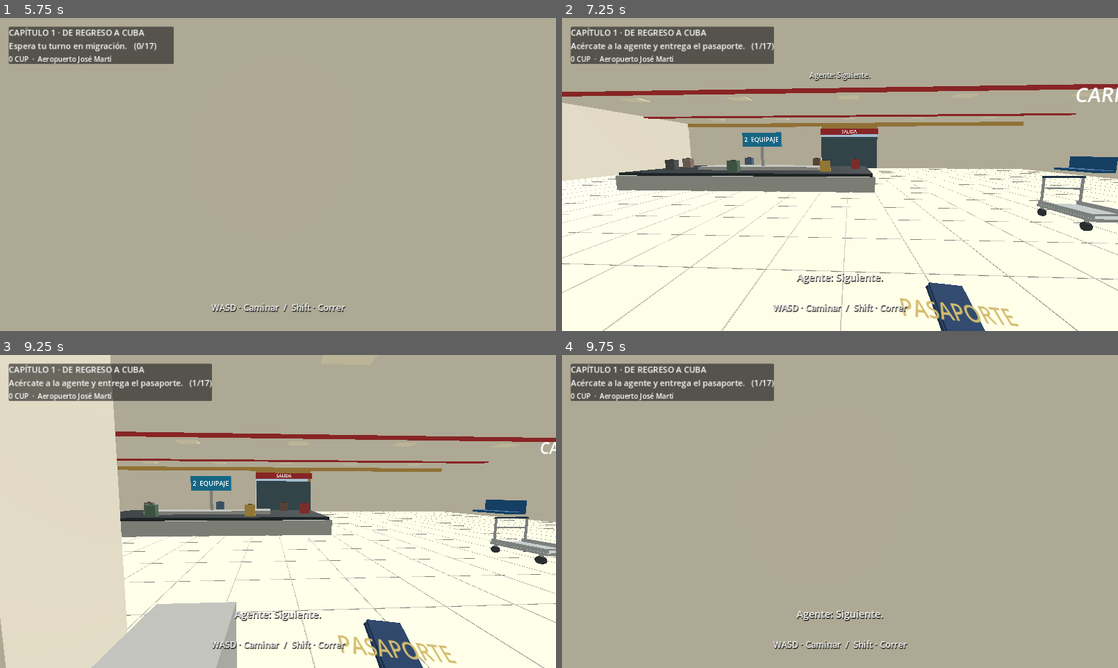
Above: before the commit, frames 1-4 (two rows, left to right).
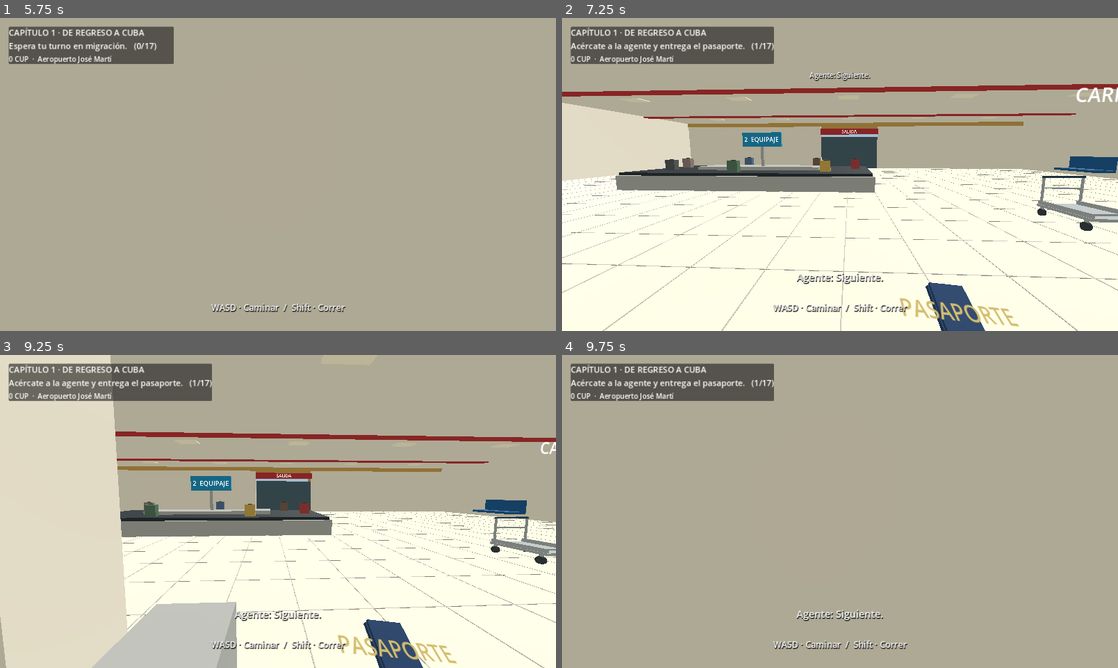
Above: after the commit, the same moments.

Repository: valdy247/mycity
Game: Godot game, scene res://airport.tscn
The game is run twice, just before and just after one commit, with the same random seed, the same clock (stepped at 60 frames per second) and the same inputs.
Inputs (mouse positions are in pixels of both pictures, inside the frame that each line leads up to):
- Up to frame 1 (5.75 s): tap Enter at 0.5, 5 s; move the mouse to (272, 180) at 0.52 s; hold W 0.53-2.78 s; tap E at 0.6 s; click (272, 180) at 0.67 s; tap Space at 0.77, 1.52, 3.02, 3.77, 4.25, 4.52 s; move the mouse to (316, 177) at 1.27 s; tap Shift at 1.35 s; click (316, 177) at 1.42 s; move the mouse to (233, 171) at 2.02 s; tap B at 2.1 s; click (233, 171) at 2.17 s; move the mouse to (283, 174) at 2.77 s; hold A 2.78-3.53 s; tap Q at 2.85 s; click (283, 174) at 2.92 s; move the mouse to (255, 168) at 3.52 s; hold W from 3.53 s (still down); tap X at 3.6 s; click (255, 168) at 3.67 s; move the mouse to (305, 174) at 4.27 s; tap 1 at 4.35 s; click (305, 174) at 4.42 s; move the mouse to (250, 174) at 5.02 s; tap 2 at 5.1 s; click (250, 174) at 5.17 s
- Up to frame 2 (7.25 s): tap Space at 5.75, 6.02, 6.77 s; move the mouse to (851, 168) at 5.77 s; release W at 5.78 s; hold D 5.78-6.53 s; tap 3 at 5.85 s; click (851, 168) at 5.92 s; move the mouse to (834, 180) at 6.52 s; hold W from 6.53 s (still down); tap 4 at 6.6 s; click (834, 180) at 6.67 s
- Up to frame 3 (9.25 s): move the mouse to (316, 514) at 7.27 s; tap 5 at 7.35 s; click (316, 514) at 7.42 s; tap Space at 7.52, 9.02 s; move the mouse to (233, 508) at 8.02 s; tap 6 at 8.1 s; click (233, 508) at 8.17 s; move the mouse to (283, 511) at 8.77 s; release W at 8.78 s; hold A from 8.78 s (still down); tap M at 8.85 s; click (283, 511) at 8.92 s
- Up to frame 4 (9.75 s): move the mouse to (817, 505) at 9.52 s; release A at 9.53 s; hold W from 9.53 s (still down); tap H at 9.6 s; click (817, 505) at 9.67 s

Frame 1 is identical in both runs. In frame 2, 0.6% of the frame differs, in the area x 0-100%, y 21-100%; in frame 3, less than 0.1%; in frame 4, nothing differs.

Commit message:
Airport: hollow vintage taxi cabin with red dashboard, bench seats and rear passenger camera

Diff:
--- a/game/airport.gd
+++ b/game/airport.gd
@@ -54,6 +54,7 @@
 var driver_route_index := 0
 var driver_return_index := 0
 var driver_ready := false
+var cabin_look := Vector2.ZERO
 var waiting_people: Array[Person] = []
 var ambient_clock := 0.0
 var dialogue: Label
@@ -291,17 +292,37 @@
 	var chrome := Color("#b9beb8")
 	_box(root,Vector3(0,.39,0),Vector3(1.72,.28,4.5),dark,interactive)
 	_box(root,Vector3(0,.74,1.25),Vector3(1.76,.52,1.90),paint,interactive)
-	_box(root,Vector3(0,.78,-.03),Vector3(1.54,.45,1.84),paint,interactive)
-	_box(root,Vector3(0,1.51,-.10),Vector3(1.57,.12,1.86),paint)
-	_box(root,Vector3(0,1.20,.84),Vector3(1.45,.48,.055),glass)
-	_box(root,Vector3(0,1.20,-1.03),Vector3(1.45,.48,.055),glass)
+	if interactive:
+		# Hollow passenger cabin: floor and sills instead of a solid body block.
+		_box(root,Vector3(0,.55,-.03),Vector3(1.54,.12,1.84),paint)
+		_box(root,Vector3(0,1.66,-.10),Vector3(1.59,.10,1.96),paint)
+		_box(root,Vector3(0,.78,-1.04),Vector3(1.54,.42,.11),paint)
+		for z in [-1.04,.89]:
+			_cabin_glass(root,Vector3(0,1.35,float(z)),Vector3(1.45,.53,.028))
+			_box(root,Vector3(0,1.08,float(z)),Vector3(1.54,.055,.055),chrome)
+			_box(root,Vector3(0,1.62,float(z)),Vector3(1.56,.07,.065),paint)
+	else:
+		_box(root,Vector3(0,.78,-.03),Vector3(1.54,.45,1.84),paint)
+		_box(root,Vector3(0,1.51,-.10),Vector3(1.57,.12,1.86),paint)
+		_box(root,Vector3(0,1.20,.84),Vector3(1.45,.48,.055),glass)
+		_box(root,Vector3(0,1.20,-1.03),Vector3(1.45,.48,.055),glass)
 	_box(root,Vector3(0,.55,-1.66),Vector3(1.72,.14,1.26),dark)
 	_box(root,Vector3(0,.75,-2.26),Vector3(1.74,.40,.10),paint,interactive)
 	for side in [-1.0,1.0]:
 		var x := float(side)
 		_box(root,Vector3(x*.83,.77,-1.65),Vector3(.12,.44,1.16),paint,interactive)
-		_box(root,Vector3(x*.78,1.20,-.40),Vector3(.06,.48,1.2),glass)
-		_box(root,Vector3(x*.78,1.21,-.93),Vector3(.08,.53,.09),paint)
+		if interactive:
+			for z in [-1.01,.02,.87]:
+				_box(root,Vector3(x*.77,1.35,float(z)),Vector3(.065,.57,.065),paint)
+			if x>0.0:
+				_box(root,Vector3(x*.78,.82,-.06),Vector3(.10,.46,1.80),paint)
+				_cabin_glass(root,Vector3(x*.78,1.35,-.52),Vector3(.028,.51,.92))
+			else:
+				_box(root,Vector3(x*.78,.82,.45),Vector3(.10,.46,.84),paint)
+			_cabin_glass(root,Vector3(x*.78,1.35,.45),Vector3(.028,.51,.80))
+		else:
+			_box(root,Vector3(x*.78,1.20,-.40),Vector3(.06,.48,1.2),glass)
+			_box(root,Vector3(x*.78,1.21,-.93),Vector3(.08,.53,.09),paint)
 		_box(root,Vector3(x*.70,.76,2.21),Vector3(.26,.19,.07),Color("#f2e7bb"))
 		_box(root,Vector3(x*.70,.75,-2.32),Vector3(.22,.15,.05),Color("#aa3633"))
 		for z in [-1.39,1.38]:
@@ -315,12 +336,114 @@
 		_box(lid,Vector3(0,0,-.60),Vector3(1.72,.09,1.20),paint)
 		door = Node3D.new()
 		root.add_child(door)
-		door.position = Vector3(.82,.85,.76)
-		_box(door,Vector3(0,0,-.50),Vector3(.09,.47,1.0),paint)
-		_box(door,Vector3(0,.35,-.50),Vector3(.055,.39,1.0),glass)
-		_box(door,Vector3(.06,.13,-.79),Vector3(.025,.04,.15),chrome)
+		door.position = Vector3(-.78,.83,.02)
+		_box(door,Vector3(0,0,-.50),Vector3(.09,.46,.98),paint)
+		_cabin_glass(door,Vector3(0,.52,-.50),Vector3(.027,.51,.94))
+		_box(door,Vector3(0,.79,-.50),Vector3(.055,.055,1.0),paint)
+		_box(door,Vector3(0,.52,-.97),Vector3(.055,.56,.045),paint)
+		_box(door,Vector3(-.06,.13,-.79),Vector3(.025,.04,.15),chrome)
+		_make_taxi_interior(root,door)
 	else:
 		_box(root,Vector3(0,1.0,-1.65),Vector3(1.72,.09,1.2),paint)
+
+func _cabin_glass(root: Node3D,at: Vector3,dims: Vector3) -> void:
+	var pane := _box(root,at,dims,Color("#92b9cb"))
+	var key := "taxi_clear_glass"
+	if not mats.has(key):
+		var mat := StandardMaterial3D.new()
+		mat.albedo_color = Color(.68,.84,.92,.09)
+		mat.transparency = BaseMaterial3D.TRANSPARENCY_ALPHA
+		mat.cull_mode = BaseMaterial3D.CULL_DISABLED
+		mat.roughness = .16
+		mats[key] = mat
+	pane.material_override = mats[key] as StandardMaterial3D
+
+func _cabin_disc(root: Node3D,at: Vector3,radius: float,depth: float,color: Color) -> MeshInstance3D:
+	var node := MeshInstance3D.new()
+	var cylinder := CylinderMesh.new()
+	cylinder.top_radius = radius
+	cylinder.bottom_radius = radius
+	cylinder.height = depth
+	cylinder.radial_segments = 20
+	cylinder.rings = 0
+	node.mesh = cylinder
+	node.material_override = _mat(color)
+	node.cast_shadow = GeometryInstance3D.SHADOW_CASTING_SETTING_OFF
+	root.add_child(node)
+	node.position = at
+	node.rotation.x = PI*.5
+	return node
+
+func _make_taxi_interior(root: Node3D,rear_door: Node3D) -> void:
+	var red := Color("#ad282b")
+	var vinyl := Color("#712728")
+	var cream := Color("#d9c1ac")
+	var metal := Color("#bfc3bd")
+	var black := Color("#252627")
+	# Classic red painted dashboard and cream roof liner, based on the reference.
+	_box(root,Vector3(0,.59,-.04),Vector3(1.43,.04,1.84),black)
+	_box(root,Vector3(0,1.595,-.09),Vector3(1.46,.028,1.88),cream)
+	_box(root,Vector3(0,.97,.73),Vector3(1.45,.29,.32),red)
+	_box(root,Vector3(0,1.125,.72),Vector3(1.44,.048,.35),red)
+	_box(root,Vector3(0,1.015,.552),Vector3(1.38,.025,.018),metal)
+	_box(root,Vector3(.37,1.065,.545),Vector3(.59,.145,.024),cream)
+	for i in range(3):
+		var x := .19+float(i)*.17
+		_cabin_disc(root,Vector3(x,1.071,.522),.061,.018,metal)
+		_cabin_disc(root,Vector3(x,1.071,.507),.049,.015,black)
+		var needle := _box(root,Vector3(x,1.071,.494),Vector3(.004,.065,.006),cream)
+		needle.rotation.z = -.65+float(i)*.4
+	_box(root,Vector3(-.14,.977,.544),Vector3(.26,.085,.028),metal)
+	_box(root,Vector3(-.14,.986,.521),Vector3(.17,.045,.012),black)
+	for x in [-.25,-.035]: _cabin_disc(root,Vector3(float(x),.971,.503),.018,.016,black)
+	_box(root,Vector3(-.49,1.043,.55),Vector3(.35,.11,.025),red)
+	_box(root,Vector3(-.49,1.06,.53),Vector3(.11,.018,.02),metal)
+	# Steering wheel with a thin rim, three spokes and horn hub.
+	var steering := Node3D.new()
+	root.add_child(steering)
+	steering.position = Vector3(.40,1.16,.43)
+	steering.rotation.x = -.30
+	var rim := TorusMesh.new()
+	rim.inner_radius = .151
+	rim.outer_radius = .171
+	rim.rings = 24
+	rim.ring_segments = 8
+	var wheel := MeshInstance3D.new()
+	wheel.mesh = rim
+	wheel.material_override = _mat(black)
+	wheel.cast_shadow = GeometryInstance3D.SHADOW_CASTING_SETTING_OFF
+	steering.add_child(wheel)
+	wheel.rotation.x = PI*.5
+	for i in range(3):
+		var angle := TAU*float(i)/3.0
+		var spoke := _box(steering,Vector3(sin(angle)*.085,cos(angle)*.085,0),Vector3(.019,.145,.018),metal)
+		spoke.rotation.z = -angle
+	_cabin_disc(steering,Vector3.ZERO,.045,.032,red)
+	_box(root,Vector3(.40,1.10,.56),Vector3(.07,.07,.23),black)
+	# Wide bench seats, stitched seams and trim.
+	for z in [-.82,.16]:
+		var seat_z := float(z)
+		_box(root,Vector3(0,.70,seat_z),Vector3(1.39,.22,.45),vinyl)
+		_box(root,Vector3(0,.94,seat_z-.24),Vector3(1.38,.42,.12),vinyl)
+		_box(root,Vector3(0,1.155,seat_z-.24),Vector3(1.40,.047,.13),cream)
+		for x in [-.46,0.0,.46]:
+			_box(root,Vector3(float(x),.817,seat_z),Vector3(.008,.007,.39),cream)
+			_box(root,Vector3(float(x),.95,seat_z-.305),Vector3(.008,.35,.006),cream)
+	for x in [-.72,.72]:
+		if x>0.0: _box(root,Vector3(float(x),.84,-.06),Vector3(.035,.40,1.80),vinyl)
+		else: _box(root,Vector3(float(x),.84,.45),Vector3(.035,.40,.82),vinyl)
+		_box(root,Vector3(float(x),1.055,.45),Vector3(.045,.045,.82),cream)
+		_box(root,Vector3(float(x),.95,.38),Vector3(.065,.045,.27),cream)
+	_box(rear_door,Vector3(.052,0,-.50),Vector3(.025,.37,.92),vinyl)
+	_box(rear_door,Vector3(.07,.21,-.50),Vector3(.05,.045,.92),cream)
+	_box(rear_door,Vector3(.075,.07,-.50),Vector3(.06,.045,.28),cream)
+	# Rear-view mirror, sun strip, and small taxi sign on the dashboard.
+	_box(root,Vector3(0,1.53,.77),Vector3(.035,.15,.035),black)
+	_box(root,Vector3(0,1.46,.72),Vector3(.30,.10,.042),black)
+	_box(root,Vector3(0,1.46,.693),Vector3(.27,.077,.008),Color("#738c95"))
+	_box(root,Vector3(0,1.58,.895),Vector3(1.45,.09,.03),Color("#315b78"))
+	_box(root,Vector3(-.04,1.185,.76),Vector3(.20,.075,.11),Color("#dfb43e"))
+	_label3(root,"TAXI",Vector3(-.04,1.185,.70),.0017,black).rotation.y = PI
 
 func _make_taxi() -> void:
 	taxi = Node3D.new()
@@ -363,7 +486,7 @@
 	if progress.stage>=11 and progress.stage<16:
 		driver.position = taxi.to_global(Vector3(.85,0,-2.90))
 	elif progress.stage==16:
-		driver.position = taxi.to_global(Vector3(-1.65,0,.30))
+		driver.position = taxi.to_global(Vector3(1.65,0,.30))
 		driver_ready = true
 
 func _idle_person(person: Person,delta: float,offset: float) -> void:
@@ -516,7 +639,7 @@
 	return taxi.to_global(Vector3(0,0,-2.9))
 
 func _door_point() -> Vector3:
-	return taxi.to_global(Vector3(1.35,0,.23))
+	return taxi.to_global(Vector3(-1.35,0,-.50))
 
 func _target() -> Vector3:
 	match progress.stage:
@@ -715,20 +838,23 @@
 	player.hide()
 	if is_instance_valid(driver):
 		driver.reparent(taxi,false)
-		driver.position = Vector3(-.34,.32,.30)
+		driver.position = Vector3(.39,.17,.19)
 		driver.rotation = Vector3.ZERO
-		driver.scale = Vector3(.66,.66,.66)
-		for leg in driver.limbs: leg.rotation.x = -1.0
-		for knee in driver.knees: knee.rotation.x = 1.0
-		for arm in driver.arms: arm.rotation.x = -1.05
+		driver.scale = Vector3(.74,.74,.74)
+		for leg in driver.limbs: leg.rotation.x = -1.45
+		for knee in driver.knees: knee.rotation.x = 1.35
+		for arm in driver.arms: arm.rotation.x = -1.15
 	camera.reparent(taxi,false)
-	camera.position = Vector3(.36,1.31,.03)
-	camera.rotation = Vector3(0,PI,0)
+	# Right rear seat, facing the windshield over the front bench.
+	camera.position = Vector3(-.24,1.42,-.77)
+	camera.rotation = Vector3(-.06,PI,0)
+	cabin_look = Vector2.ZERO
+	camera.fov = 82.0
 	camera.make_current()
-	door.rotation.y = -.70
+	door.rotation.y = .90
 	var boarding := create_tween()
 	boarding.tween_property(door,"rotation:y",0.0,.45)
-	Input.mouse_mode = Input.MOUSE_MODE_VISIBLE
+	Input.mouse_mode = Input.MOUSE_MODE_VISIBLE if mobile else Input.MOUSE_MODE_CAPTURED
 	_notice("Maletas guardadas. Listo para comenzar el viaje.")
 
 func _notice(words: String) -> void:
@@ -830,7 +956,7 @@
 	menu_open = not menu_open
 	menu.visible = menu_open
 	touch_keys.clear()
-	Input.mouse_mode = Input.MOUSE_MODE_VISIBLE if menu_open or mobile or progress.stage==Progress.COMPLETE else Input.MOUSE_MODE_CAPTURED
+	Input.mouse_mode = Input.MOUSE_MODE_VISIBLE if menu_open or mobile else Input.MOUSE_MODE_CAPTURED
 
 func _restart() -> void:
 	# Only the new airport checkpoint is reset. Legacy saves remain untouched.
@@ -849,11 +975,16 @@
 		elif event.keycode==KEY_E:
 			_interact()
 			get_viewport().set_input_as_handled()
-	if menu_open or progress.stage==Progress.COMPLETE: return
+	if menu_open: return
 	var look := Vector2.ZERO
 	if event is InputEventMouseMotion and Input.mouse_mode==Input.MOUSE_MODE_CAPTURED: look = event.relative
 	elif event is InputEventScreenDrag and mobile: look = event.relative
 	if look!=Vector2.ZERO:
+		if progress.stage==Progress.COMPLETE:
+			cabin_look.x = clampf(cabin_look.x-look.x*.003,-1.15,1.15)
+			cabin_look.y = clampf(cabin_look.y-look.y*.003,-.50,.38)
+			camera.rotation = Vector3(cabin_look.y-.06,PI+cabin_look.x,0)
+			return
 		yaw -= look.x*.003
 		pitch = clampf(pitch-look.y*.003,-1.25,1.25)
 		player.rotation.y = yaw
@@ -933,7 +1064,7 @@
 					driver.arms[1].rotation.x = 0.0
 		16:
 			if not driver_ready:
-				var return_route: Array[Vector3] = [Vector3(-1.65,0,-2.90),Vector3(-1.65,0,.30)]
+				var return_route: Array[Vector3] = [Vector3(1.65,0,-2.90),Vector3(1.65,0,.30)]
 				driver_return_index = _driver_walk_route(return_route,driver_return_index,delta)
 				driver_ready = driver_return_index>=return_route.size()
 	if progress.stage<10 or (progress.stage==10 and not driver_opening) or progress.stage in [11,12,13,14] or (progress.stage==16 and driver_ready):
